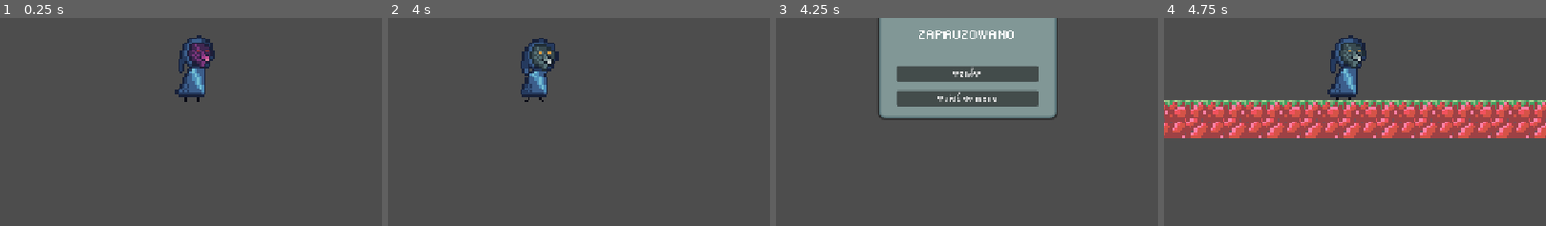
Above: before the commit, frames 1-4 (left to right).
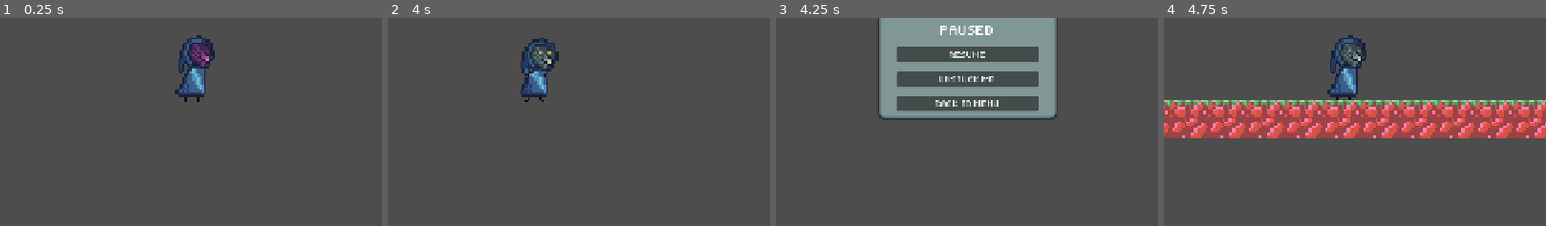
Above: after the commit, the same moments.

Repository: Viikuu/MaskGame
Game: Godot game, scene res://scenes/main.tscn
Two runs of this game, one before a commit and one after it. Both use one fixed random seed, a clock stepped at 60 frames per second and the inputs below. The engine's default icon, where the game draws it, is replaced by a stand-in: a white triangle on a blue panel in a dark square.
Inputs:
- Up to frame 1 (0.25 s): no input
- Up to frame 2 (4 s): tap Enter (interact) at 0.5, 0.6, 3.6 s; hold Right (move_right) 0.53-2.03 s; tap Space (jump) at 0.77, 1.52, 3.02, 3.77 s; tap M (mask_future) at 1.35 s; hold Left (move_left) 2.03-2.78 s; tap N (mask_now) at 2.1 s; hold Right (move_right) from 2.78 s (still down); tap B (mask_past) at 2.85 s
- Up to frame 3 (4.25 s): keep holding Right (move_right); tap Escape (ui_cancel) at 4.15 s
- Up to frame 4 (4.75 s): release Right (move_right) at 4.25 s; click "Wznów" (after the commit: "RESUME") at 4.25 s
The pictures show only the part of the screen within x 25-75%, y 38-87%; the shares and areas given below are measured in that part.

Frames 1-2 are identical in both runs. In frame 3, 7.8% of the frame differs, in the area x 31-69%, y 3-45%; in frame 4, nothing differs.

Commit message:
Add UnstuckButton to PauseMenu

Diff:
--- a/scenes/ui/pause_menu.tscn
+++ b/scenes/ui/pause_menu.tscn
@@ -62,16 +62,23 @@
 layout_mode = 2
 size_flags_vertical = 2
 theme_override_font_sizes/font_size = 24
-text = "ZAPAUZOWANO"
+text = "PAUSED"
 horizontal_alignment = 1
 
 [node name="ResumeButton" type="Button" parent="Panel/MarginContainer/VBoxContainer"]
 layout_mode = 2
-text = "Wznów"
+text = "RESUME"
+
+[node name="UnstuckButton" type="Button" parent="Panel/MarginContainer/VBoxContainer"]
+layout_mode = 2
+text = "UNSTUCK ME
+"
 
 [node name="QuitButton" type="Button" parent="Panel/MarginContainer/VBoxContainer"]
 layout_mode = 2
-text = "Wyjdź do menu"
+text = "BACK TO MENU"
 
 [connection signal="pressed" from="Panel/MarginContainer/VBoxContainer/ResumeButton" to="." method="_on_resume_button_pressed"]
+[connection signal="pressed" from="Panel/MarginContainer/VBoxContainer/UnstuckButton" to="." method="_on_resume_button_pressed"]
+[connection signal="pressed" from="Panel/MarginContainer/VBoxContainer/UnstuckButton" to="." method="_on_unstuck_button_pressed"]
 [connection signal="pressed" from="Panel/MarginContainer/VBoxContainer/QuitButton" to="." method="_on_quit_button_pressed"]
--- a/scripts/ui/pause_menu.gd
+++ b/scripts/ui/pause_menu.gd
@@ -25,3 +25,8 @@
 func _on_quit_button_pressed() -> void:
 	get_tree().paused = false
 	get_tree().change_scene_to_file("res://scenes/ui/main_menu.tscn")
+
+
+func _on_unstuck_button_pressed() -> void:
+	get_tree().call_group("player", "die")
+	toggle_pause()
--- a/test_scenes/michal_test.tscn
+++ b/test_scenes/michal_test.tscn
@@ -9,6 +9,8 @@
 [ext_resource type="PackedScene" uid="uid://dacxjmtgscwg" path="res://scenes/door.tscn" id="7_wi3un"]
 [ext_resource type="PackedScene" uid="uid://br4tcgxdecluh" path="res://scenes/bridge_left.tscn" id="8_6j6xa"]
 [ext_resource type="PackedScene" uid="uid://bm5ljdow8cbfk" path="res://scenes/bridge_right.tscn" id="9_6yw3n"]
+[ext_resource type="PackedScene" uid="uid://drtesvqp7c31e" path="res://scenes/checkpoint.tscn" id="10_pok2s"]
+[ext_resource type="PackedScene" uid="uid://d1mjsf7ckcytx" path="res://scenes/ui/pause_menu.tscn" id="10_u77o4"]
 
 [sub_resource type="RectangleShape2D" id="RectangleShape2D_1bvp3"]
 size = Vector2(98, 90)
@@ -106,3 +108,11 @@
 
 [node name="Bridge2" parent="." instance=ExtResource("9_6yw3n")]
 position = Vector2(848, 464)
+
+[node name="Checkpoint" parent="." instance=ExtResource("10_pok2s")]
+position = Vector2(435, 443)
+is_start_checkpoint = true
+
+[node name="CanvasLayer" type="CanvasLayer" parent="."]
+
+[node name="PauseMenu" parent="CanvasLayer" instance=ExtResource("10_u77o4")]
Not shown: 1 places in test_scenes/michal_test.tscn that only renumber resources
